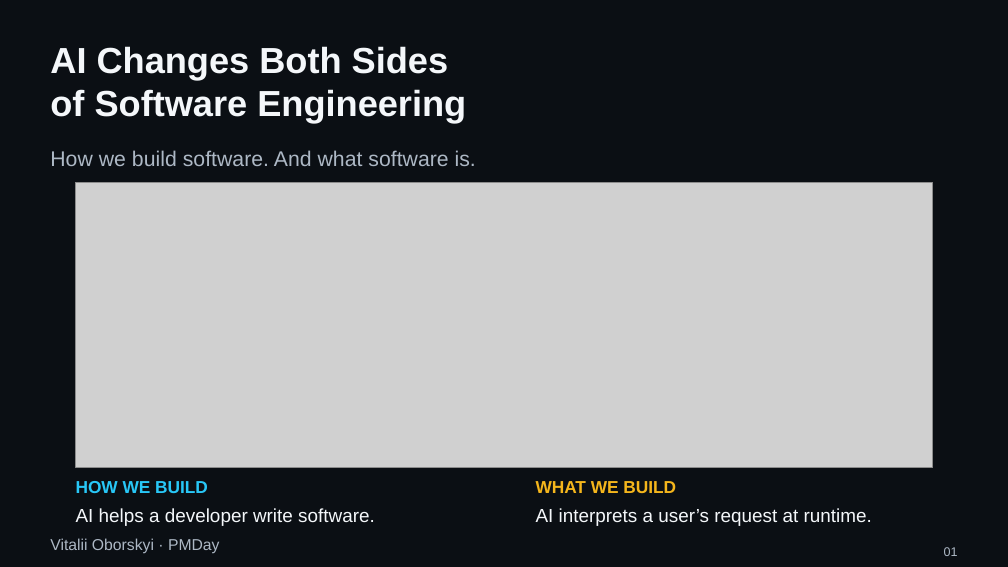
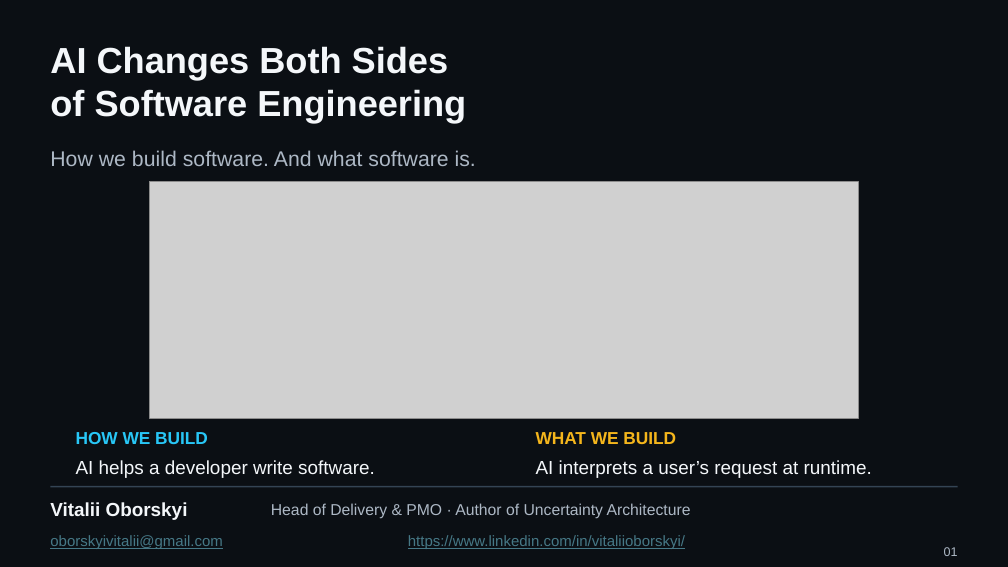
Before and after one commit to UncertaintyArchitectureGroup/uncertainty-architecture, a slide deck: slide 1 of assets/presentations/pmday-2026/ai-changes-both-sides.pptx. Drawn at 1008x567 pixels with LibreOffice and Linux fonts; fonts in the diff are those of the drawing; grey boxes stand for pictures. Boxes give left, top, right and bottom in pixels: in the first picture for what was removed or moved away, otherwise in the second. Text is boxed around its words. In the diff, an @@ line names an element or a change of style, - is before the commit and + after.

Commit message:
Clarify PMDay delivery contracts, team operating model and closing resources

```diff
--- a/assets/presentations/pmday-2026/ai-changes-both-sides.pptx
+++ b/assets/presentations/pmday-2026/ai-changes-both-sides.pptx
@@ picture: place and size @@
-picture at bbox=[76, 182, 932, 468]
+picture at bbox=[150, 182, 859, 418]
@@ 4 texts: place and size @@
-4 texts at bbox=[76, 481, 872, 526]
+4 texts at bbox=[76, 432, 872, 478]
@@ text at bbox=[50, 502, 188, 520]: text changed; size 15 to 18 pt; text colour #ADB8C5 to #F4F7FA; bold on @@
-Vitalii Oborskyi · PMDay
+Vitalii Oborskyi
@@ line added from (51, 487) to (958, 487), #344454 1.5 pt @@
@@ text added at bbox=[271, 503, 691, 519], 15 pt, text #ADB8C5 @@
+Head of Delivery & PMO · Author of Uncertainty Architecture
@@ text added at bbox=[50, 535, 223, 549], 14.2 pt, text #467886, underline @@
+oborskyivitalii@gmail.com
@@ text added at bbox=[408, 535, 685, 549], 14.2 pt, text #467886, underline @@
+https://www.linkedin.com/in/vitaliioborskyi/
```
Also in this commit, not shown: 1 other slide changed, 4 slides added, 3 slides removed, 17 other files.
